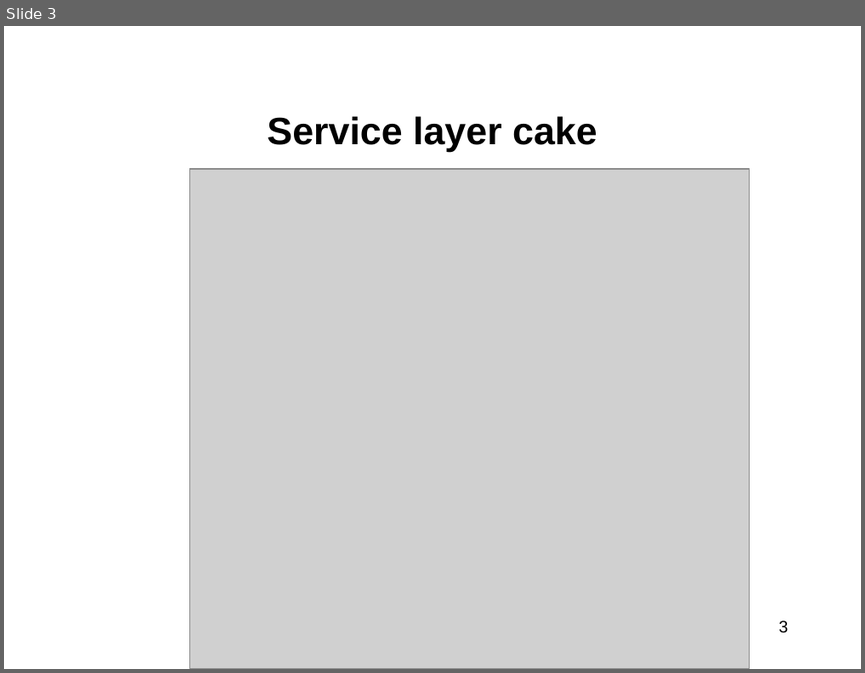
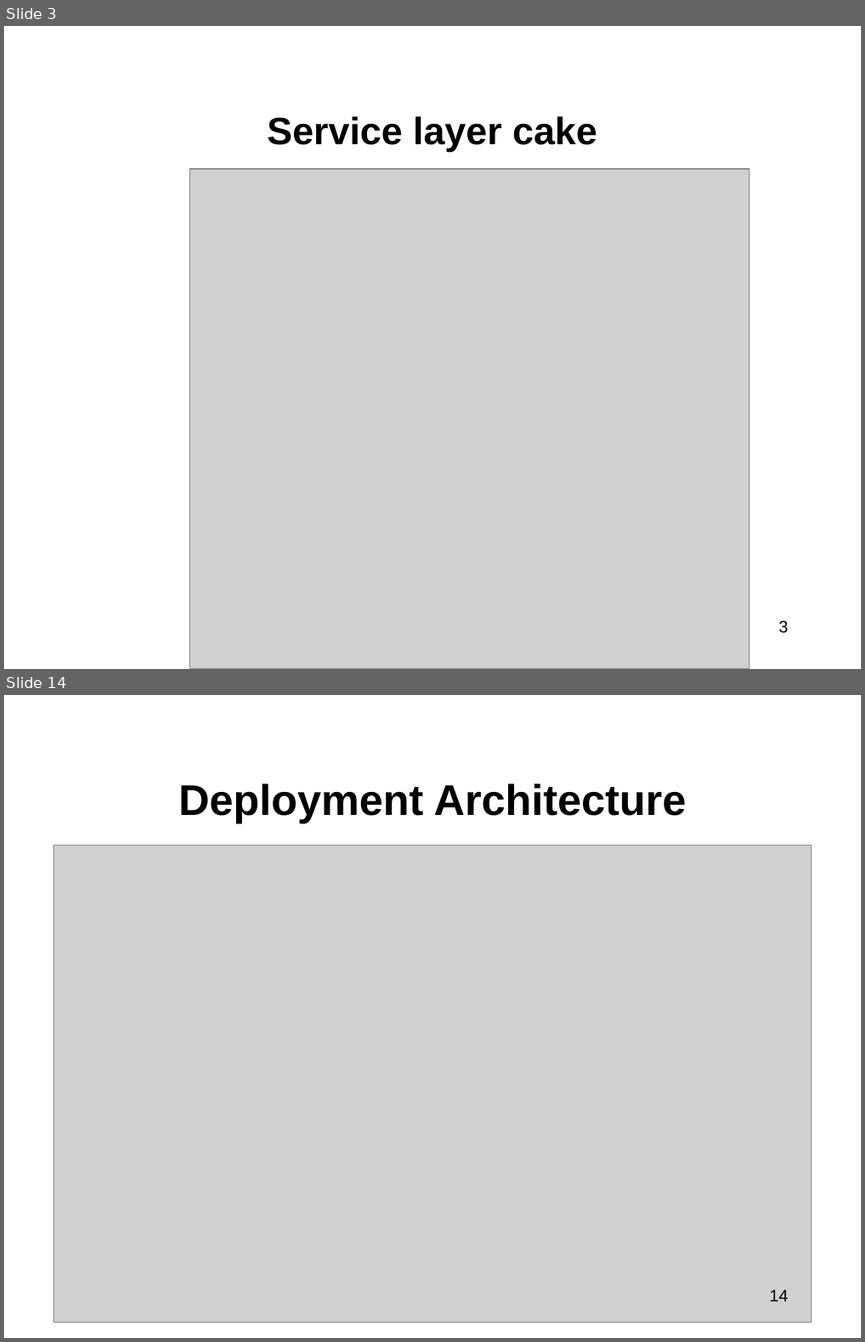
Before and after one commit to walkerart/services, a slide deck: docs/allteam-061409-toronto/Toronto_BehindTheScenes.pptx. Shown one above the other, each under a label of ours: slide 3 before the commit, slides 3 and 14 after it; the slides between them are not shown. The pictures are 865x673 and 865x1342 pixels, drawn with LibreOffice and Linux fonts; fonts in the diff are those of the drawing; grey boxes stand for pictures; background and template pictures are left out. Boxes give left, top, right and bottom in pixels: in the first picture for what was removed or moved away, otherwise in the second. Text is boxed around its words. In the diff, an @@ line names an element or a change of style, - is before the commit and + after.

```diff
--- a/docs/allteam-061409-toronto/Toronto_BehindTheScenes.pptx
+++ b/docs/allteam-061409-toronto/Toronto_BehindTheScenes.pptx
@@ slide 14 added at (4,695,861,1338), background picture (left out) @@
@@ title added at (178,783,687,823), 36 pt, text #000000, bold @@
+Deployment Architecture
@@ picture added at (53,845,811,1322) @@
@@ page number added at (769,1289,788,1301), 14 pt, text #000000 @@
+14
```
Also in this commit, not shown: 11 slides changed, 1 other slide added, 1 slide removed.
